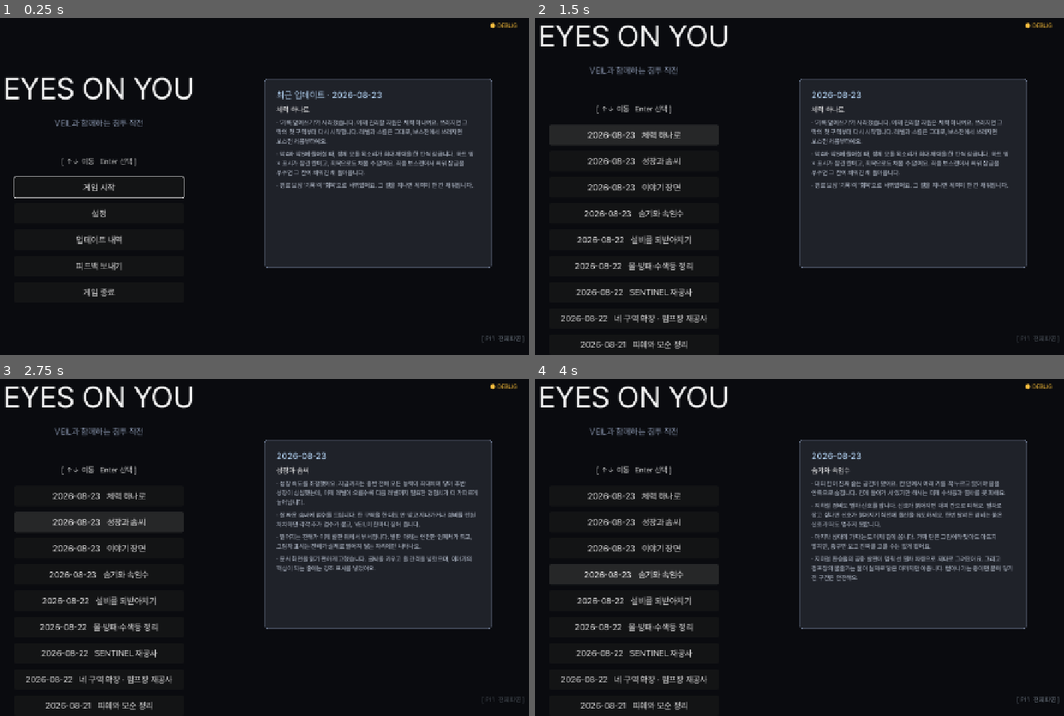
Above: before the commit, frames 1-4 (two rows, left to right).
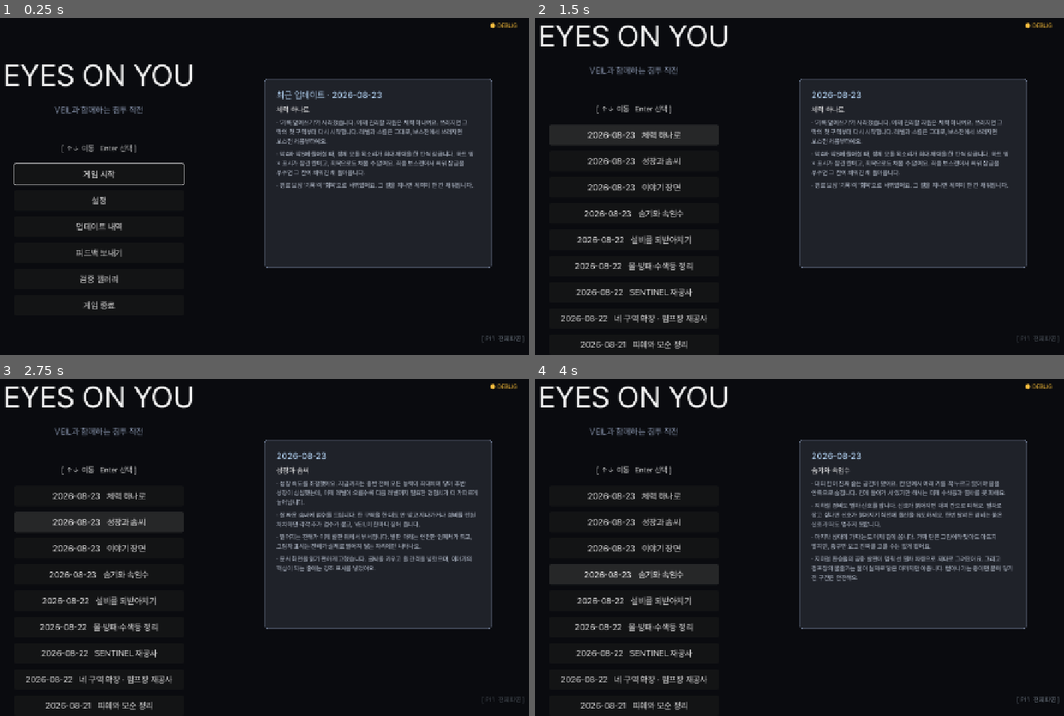
Above: after the commit, the same moments.

Repository: soomin007/EyesOnYou-Full
Game: Godot game, scene res://scenes/main.tscn
The game is run twice, just before and just after one commit, with the same random seed, the same clock (stepped at 60 frames per second) and the same inputs. Sound files missing from this copy of the repository are replaced by a short silence.
Inputs:
- Up to frame 1 (0.25 s): no input
- Up to frame 2 (1.5 s): click "업데이트 내역" at 0.5 s; click "2026-08-23 체력 하나로" at 1.25 s
- Up to frame 3 (2.75 s): click "2026-08-23 성장과 솜씨" at 2 s
- Up to frame 4 (4 s): click "2026-08-23 이야기 장면" at 2.75 s; click "2026-08-23 숨기와 속임수" at 3.5 s

The runs differ from the first frame. In frame 1, 3.6% of the frame differs, in the area x 0-37%, y 13-87%; in frame 2, less than 0.1%; in frame 3, less than 0.1%; in frame 4, less than 0.1%.

Commit message:
feat(qa): 타이틀에 검증 갤러리 버튼(디버그 빌드 한정) + 갤러리 코멘트 저장 수정 기록
- 메인 메뉴 "검증 갤러리" 버튼: OS.is_debug_build()에서만 노출, 배포 빌드 제외
  (웹은 window.open · 데스크톱은 shell_open, 피드백 버튼과 동형)
- 갤러리 코멘트 유실 사고 기록: textarea 본문은 라이브 문서 동기화 제외 ->
  data-note 속성 미러로 수정(아티팩트 재발행), 파서·메모리 루틴 개정

Co-Authored-By: Claude Fable 5 <noreply@anthropic.com>

Diff:
--- a/scripts/Title.gd
+++ b/scripts/Title.gd
@@ -257,6 +257,12 @@
 			var b_feedback := _make_button("피드백 보내기")
 			b_feedback.pressed.connect(_on_feedback_pressed)
 			buttons_box.add_child(b_feedback)
+			# 검증 갤러리(개발용 · 2026-08-23 사용자 요청) — 실플레이 QA 큐 아티팩트로 바로 이동.
+			# 디버그 빌드에서만 노출: 배포(release/웹 배포) 빌드에는 버튼 자체가 없다.
+			if OS.is_debug_build():
+				var b_verify := _make_button("검증 갤러리")
+				b_verify.pressed.connect(_on_verify_gallery_pressed)
+				buttons_box.add_child(b_verify)
 			# 웹(브라우저)에선 get_tree().quit()이 탭을 못 닫고 페이지만 멈춤(브라우저 보안: 스크립트가
 			# 사용자가 직접 연 탭을 못 닫음) → 종료 버튼을 숨긴다(탭은 사용자가 닫음). 데스크톱만 종료 제공.
 			if not OS.has_feature("web"):
@@ -550,5 +556,15 @@
 func _on_feedback_pressed() -> void:
 	GameState.open_feedback()
 
+# 검증 갤러리(개발용) — 세션이 관리하는 QA 큐 아티팩트. URL이 바뀌면 여기와
+# 메모리 verify-gallery-routine을 함께 갱신한다.
+const VERIFY_GALLERY_URL: String = "https://claude.ai/code/artifact/54f220b5-974e-404e-b270-98750e6b69d4"
+
+func _on_verify_gallery_pressed() -> void:
+	if OS.has_feature("web"):
+		JavaScriptBridge.eval("window.open('%s', '_blank')" % VERIFY_GALLERY_URL, true)
+	else:
+		OS.shell_open(VERIFY_GALLERY_URL)
+
 func _on_quit_pressed() -> void:
 	get_tree().quit()
Not shown, changed: session_logs/2026-08-23.md
